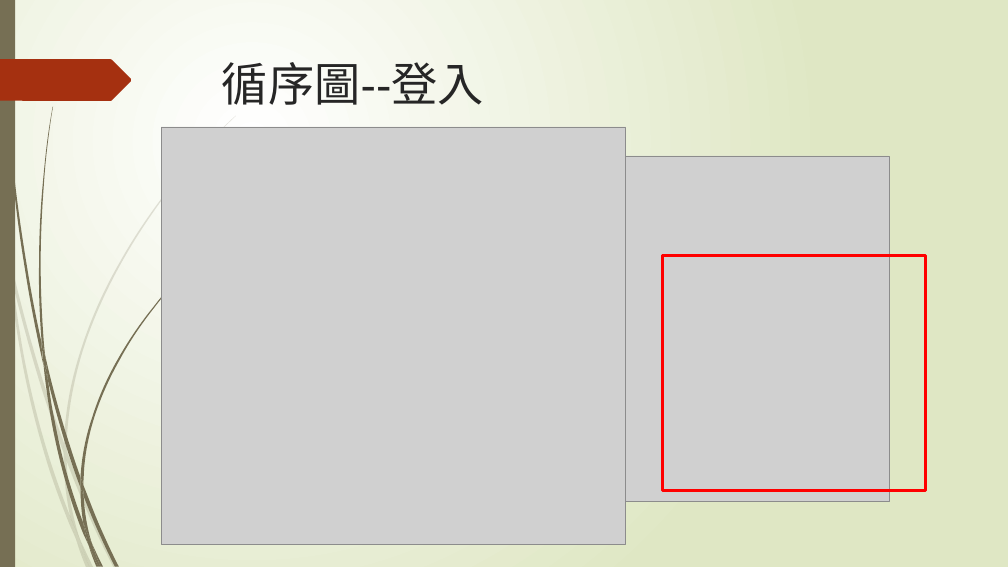
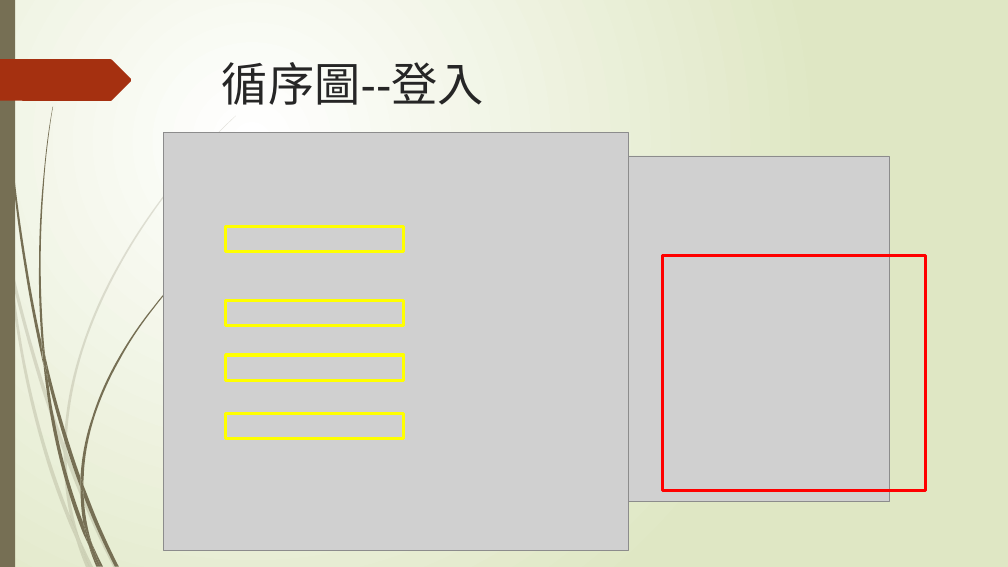
Before and after one commit to Joe-lin-ezra/BattleShip, a slide deck: slide 10 of doc/網路程式設計報告.pptx. Drawn at 1008x567 pixels with LibreOffice and Linux fonts; fonts in the diff are those of the drawing; grey boxes stand for pictures. Boxes give left, top, right and bottom in pixels: in the first picture for what was removed or moved away, otherwise in the second. Text is boxed around its words. In the diff, an @@ line names an element or a change of style, - is before the commit and + after.

```diff
--- a/doc/網路程式設計報告.pptx
+++ b/doc/網路程式設計報告.pptx
@@ picture: place and size @@
-picture at bbox=[161, 127, 626, 545]
+picture at bbox=[164, 133, 629, 551]
@@ rectangle added at bbox=[225, 226, 404, 251], outline #FFFF00 3 pt @@
@@ rectangle added at bbox=[225, 300, 404, 325], outline #FFFF00 3 pt @@
@@ rectangle added at bbox=[225, 355, 404, 380], outline #FFFF00 3 pt @@
@@ rectangle added at bbox=[225, 414, 404, 439], outline #FFFF00 3 pt @@
```
Also in this commit, not shown: 2 other slides changed, 1 slide added.
